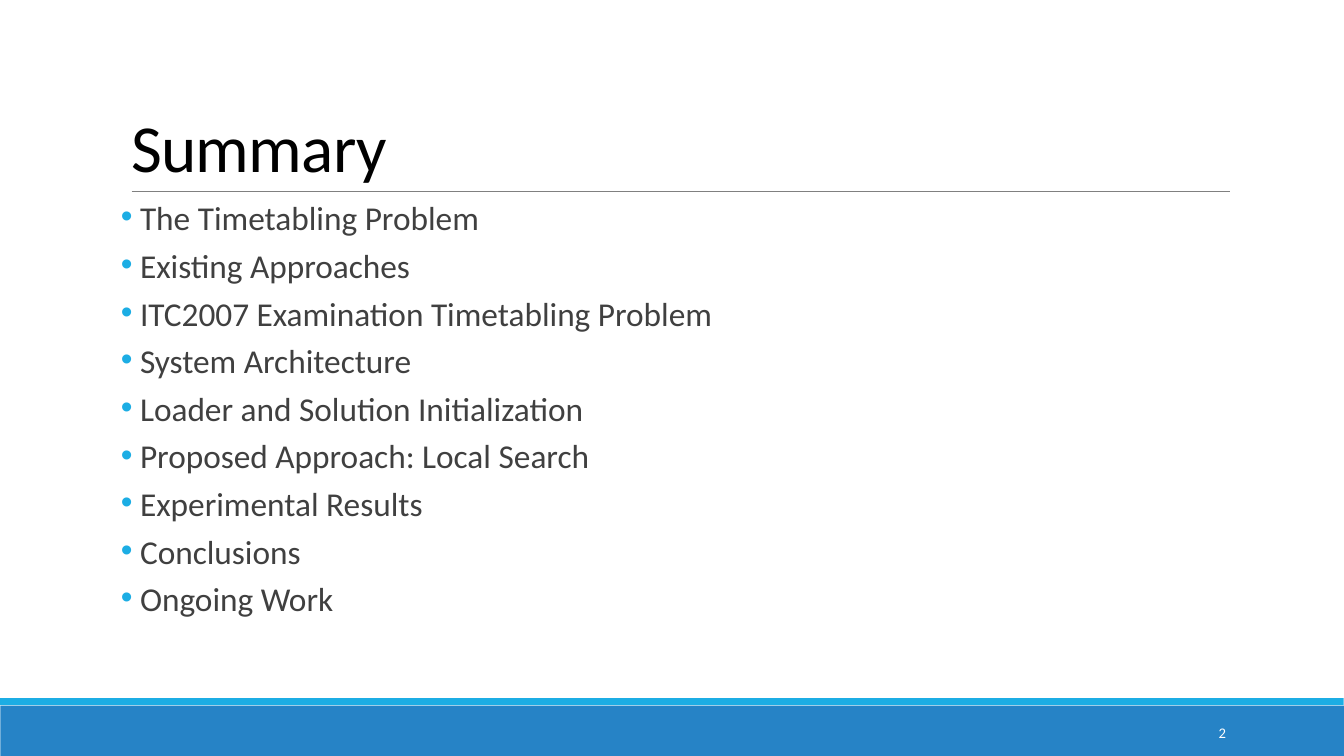
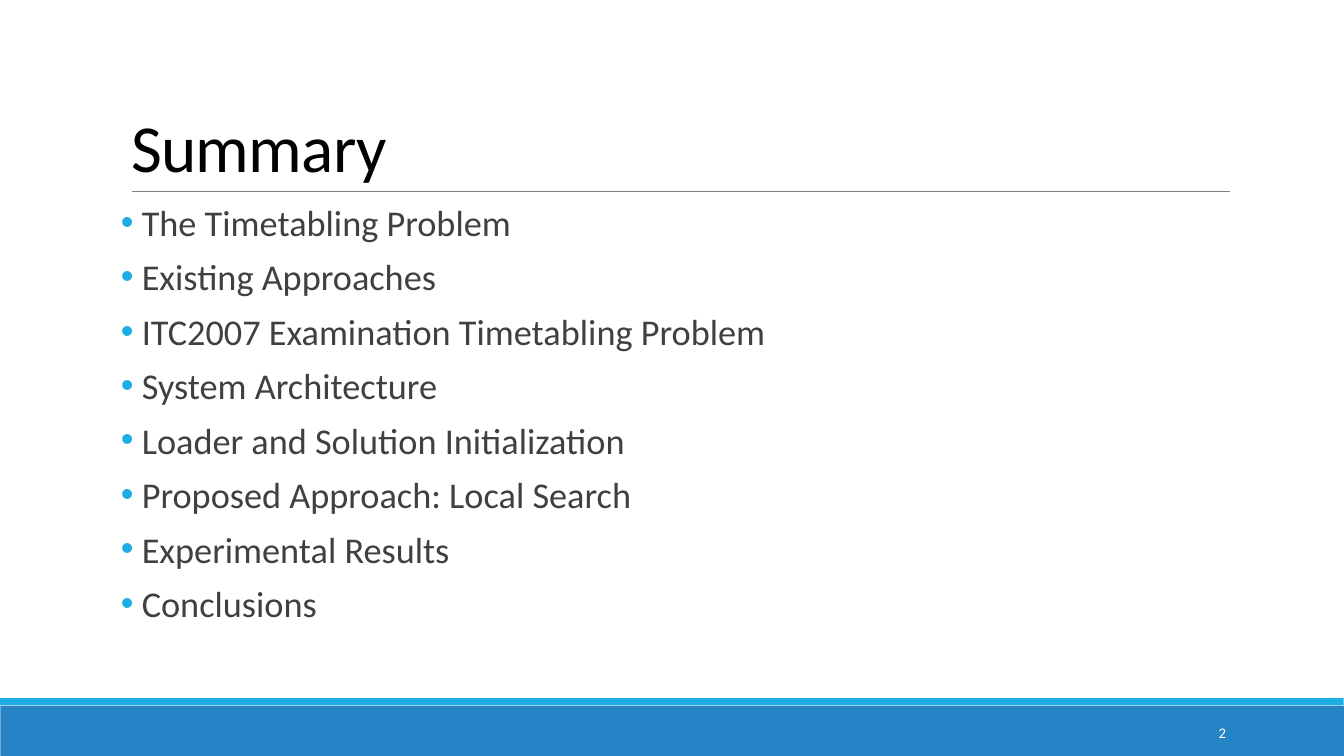
Before and after one commit to devilsdante/isel-examtimetabling-2014-2015, a slide deck: slide 2 of doc/Apresentação Oral/AFinal.pptx. Drawn at 1344x756 pixels with LibreOffice and Linux fonts; fonts in the diff are those of the drawing. Boxes give left, top, right and bottom in pixels: in the first picture for what was removed or moved away, otherwise in the second. Text is boxed around its words. In the diff, an @@ line names an element or a change of style, - is before the commit and + after.

```diff
--- a/doc/Apresentação Oral/AFinal.pptx
+++ b/doc/Apresentação Oral/AFinal.pptx
@@ text "The Timetabling Problem" at (x1=142, y1=211, x2=765, y2=618): size 23.8 to 25.9 pt; line spacing 0.7 to 0.8 @@
@@ text at (x1=140, y1=588, x2=333, y2=617): paragraph removed @@
-• Ongoing Work
```
Also in this commit, not shown: 1 other slide changed, 8 other files.
